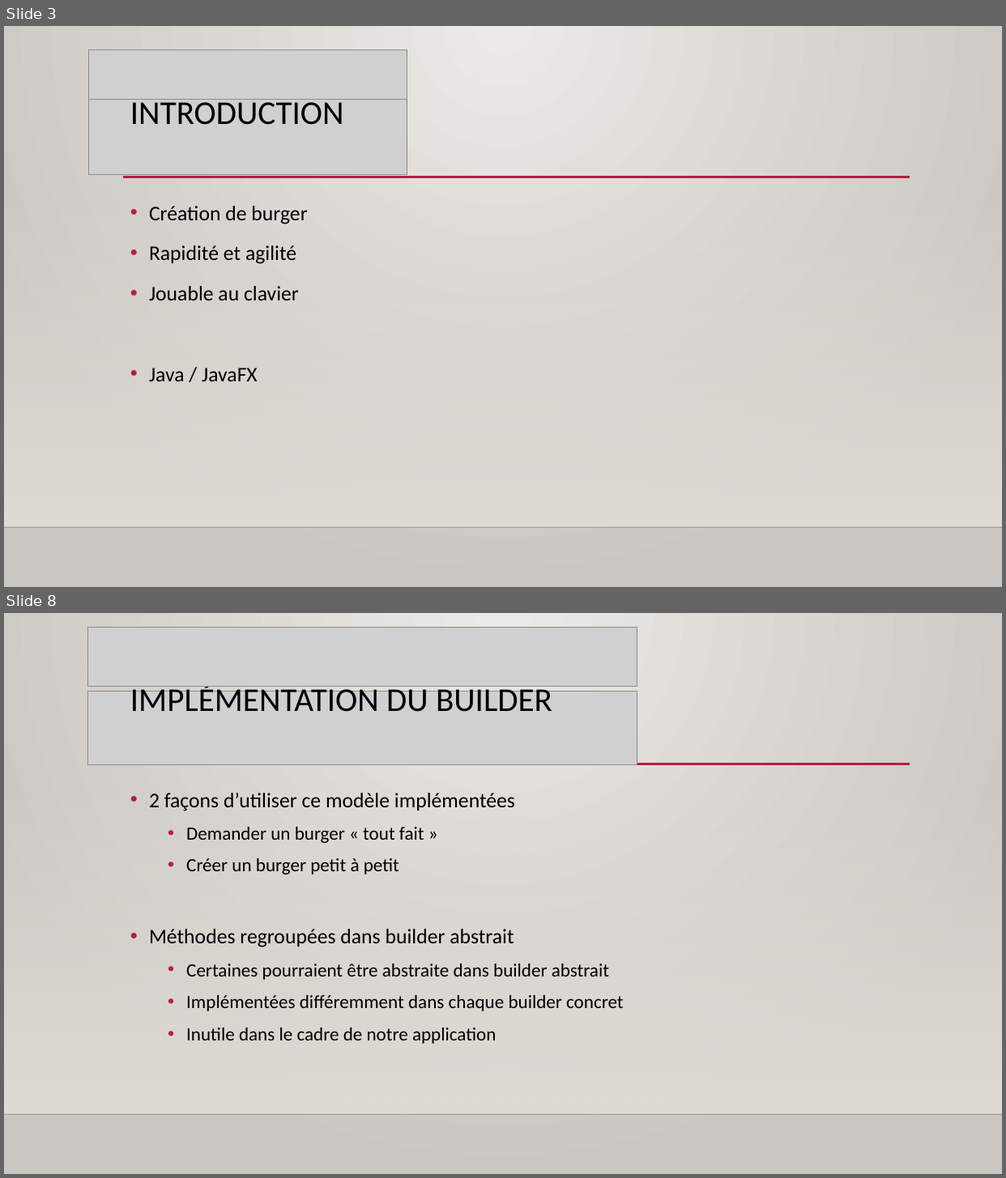
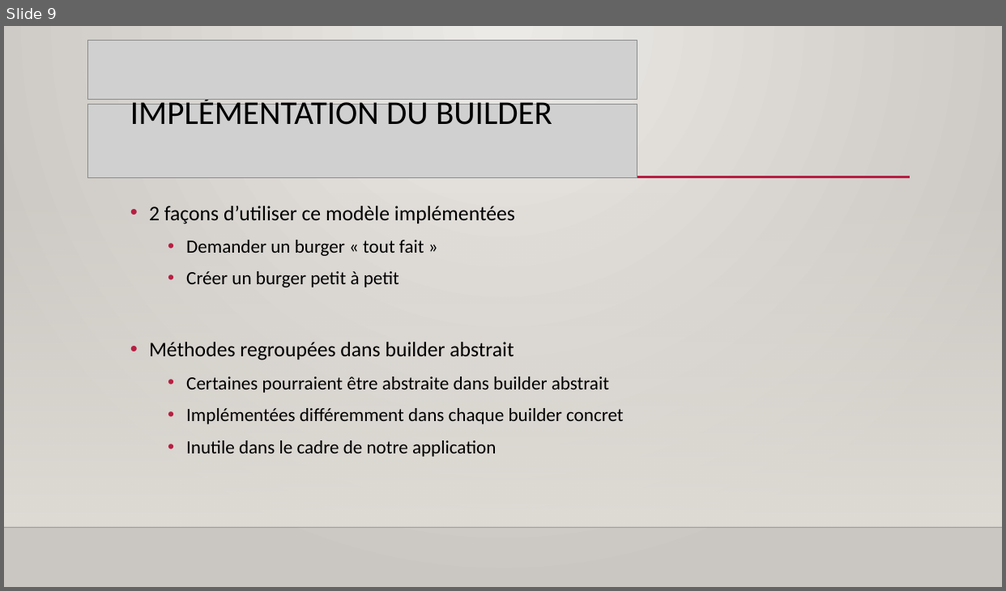
Before and after one commit to Jeremie-Chatillon/MCR_Presentation_Monteur, a slide deck: gamePrésentation/Burger Builder.pptx. Shown one above the other, each under a label of ours: slides 3 and 8 before the commit, slide 9 after it; the slides between them are not shown. The pictures are 1006x1178 and 1006x591 pixels, drawn with LibreOffice and Linux fonts; fonts in the diff are those of the drawing; grey boxes stand for pictures; background and template pictures are left out. Boxes give left, top, right and bottom in pixels: in the first picture for what was removed or moved away, otherwise in the second. Text is boxed around its words. In the diff, an @@ line names an element or a change of style, - is before the commit and + after.

```diff
--- a/gamePrésentation/Burger Builder.pptx
+++ b/gamePrésentation/Burger Builder.pptx
@@ slide 3 removed at (4, 26, 1002, 587), background gradient #ECEAE7 to #CAC7C1; not listed: 3 template elements that a slide beside it also shows @@
@@ picture removed at (88, 50, 407, 100) @@
@@ picture removed at (88, 100, 407, 174) @@
@@ title removed at (130, 99, 344, 125) @@
-INTRODUCTION
@@ text removed at (149, 206, 307, 382) @@
-• Création de burger
-• Rapidité et agilité
-• Jouable au clavier
-• Java / JavaFX
@@ what was slide 8 is now slide 9 @@
```
Also in this commit, not shown: 4 slides changed, 4 slides added, 3 other slides removed, 8 other files.
